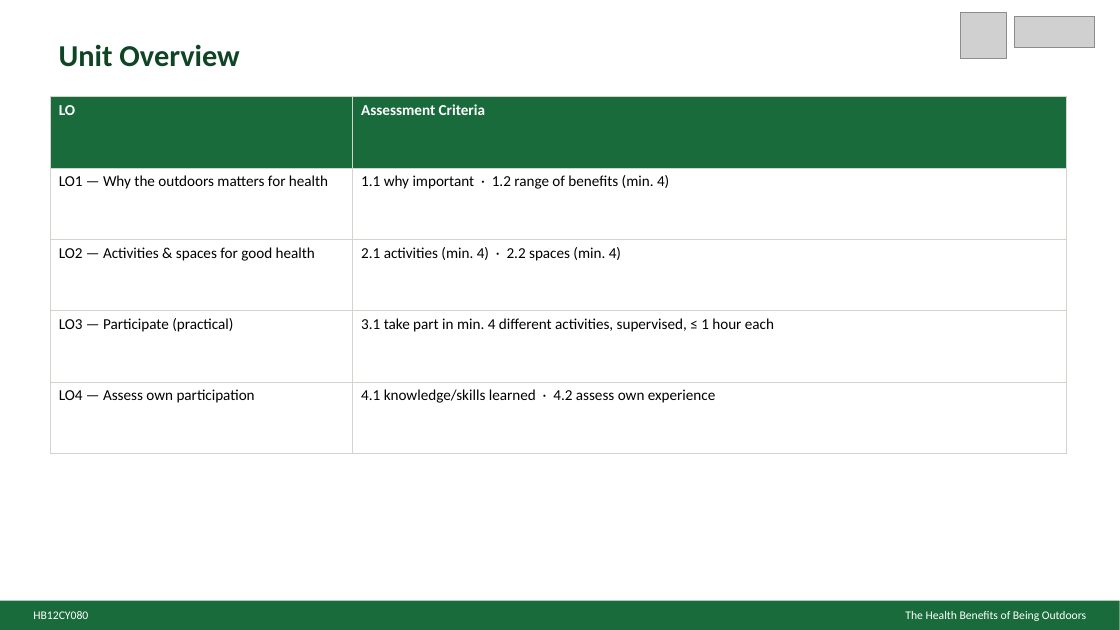
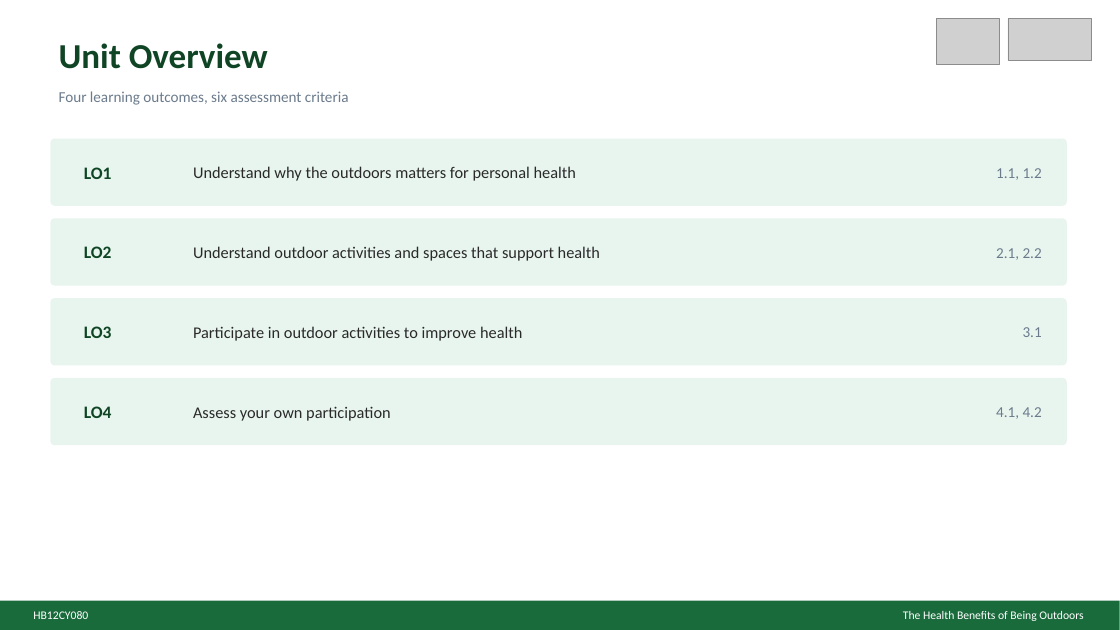
Before and after one commit to JJ2026Outdoor/ACOutdoorEd, a slide deck: slide 2 of HB12CY080HealthBenefitsSlides.pptx. Drawn at 1120x630 pixels with LibreOffice and Linux fonts; fonts in the diff are those of the drawing; grey boxes stand for pictures. Boxes give left, top, right and bottom in pixels: in the first picture for what was removed or moved away, otherwise in the second. Text is boxed around its words. In the diff, an @@ line names an element or a change of style, - is before the commit and + after.

```diff
--- a/HB12CY080HealthBenefitsSlides.pptx
+++ b/HB12CY080HealthBenefitsSlides.pptx
@@ text "Unit Overview" at (59, 43, 268, 69): size 26 to 30 pt @@
@@ picture: place and size @@
-picture at (960, 13, 1007, 59)
+picture at (937, 18, 1000, 65)
@@ picture: place and size @@
-picture at (1015, 17, 1095, 47)
+picture at (1008, 18, 1092, 60)
@@ table removed at (50, 97, 1067, 407), 5 rows, 2 columns @@
-LO | Assessment Criteria
-LO1 — Why the outdoors matters for health | 1.1 why important · 1.2 range of benefits (min. 4)
-LO2 — Activities & spaces for good health | 2.1 activities (min. 4) · 2.2 spaces (min. 4)
-LO3 — Participate (practical) | 3.1 take part in min. 4 different activities, supervised, ≤ 1 hour each
-LO4 — Assess own participation | 4.1 knowledge/skills learned · 4.2 assess own experience
@@ text added at (59, 91, 349, 105), 13 pt, text #6B7B8C @@
+Four learning outcomes, six assessment criteria
@@ rounded rectangle added at (50, 139, 1067, 206), fill #E8F5EE @@
@@ text added at (84, 167, 112, 179), 15 pt, text #0F4525, bold @@
+LO1
@@ text added at (193, 166, 576, 181), 14 pt, text #2A2A2A @@
+Understand why the outdoors matters for personal health
@@ text added at (996, 168, 1042, 180), 13 pt, text #6B7B8C @@
+1.1, 1.2
@@ rounded rectangle added at (50, 218, 1067, 286), fill #E8F5EE @@
@@ text added at (84, 246, 112, 258), 15 pt, text #0F4525, bold @@
+LO2
@@ text added at (193, 246, 600, 261), 14 pt, text #2A2A2A @@
+Understand outdoor activities and spaces that support health
@@ text added at (996, 248, 1042, 260), 13 pt, text #6B7B8C @@
+2.1, 2.2
@@ rounded rectangle added at (50, 298, 1067, 365), fill #E8F5EE @@
@@ text added at (84, 326, 112, 338), 15 pt, text #0F4525, bold @@
+LO3
@@ text added at (193, 326, 522, 341), 14 pt, text #2A2A2A @@
+Participate in outdoor activities to improve health
@@ text added at (1023, 327, 1042, 337), 13 pt, text #6B7B8C @@
+3.1
@@ rounded rectangle added at (50, 378, 1067, 445), fill #E8F5EE @@
@@ text added at (84, 406, 112, 418), 15 pt, text #0F4525, bold @@
+LO4
@@ text added at (193, 406, 391, 421), 14 pt, text #2A2A2A @@
+Assess your own participation
@@ text added at (996, 407, 1042, 419), 13 pt, text #6B7B8C @@
+4.1, 4.2
```
Also in this commit, not shown: 11 other slides changed, 3 slides added, 3 slides removed, 2 other files.
